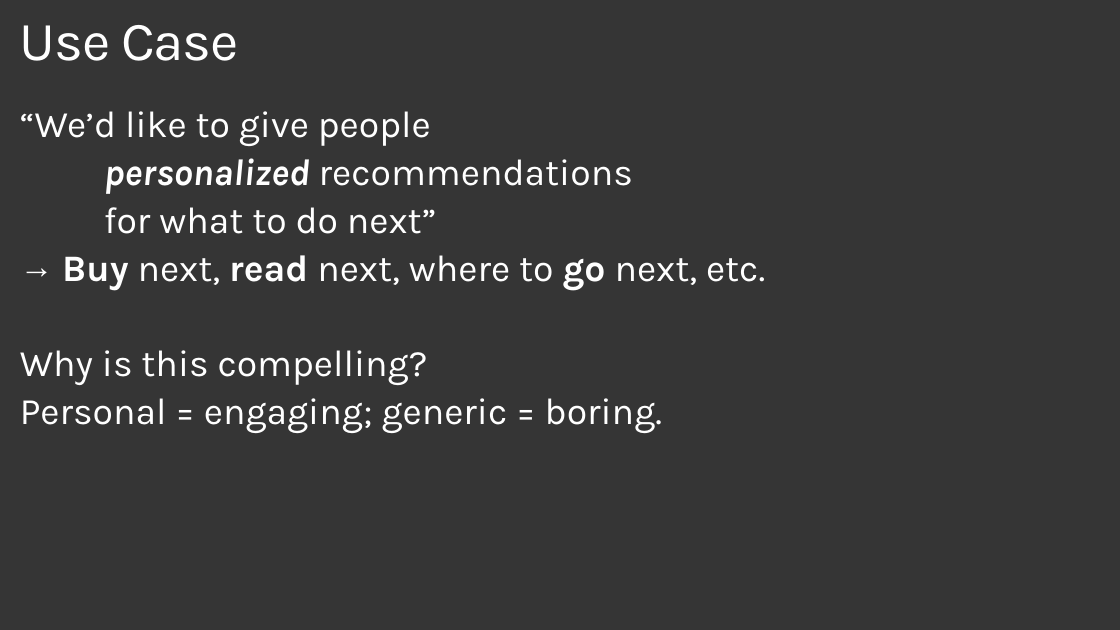
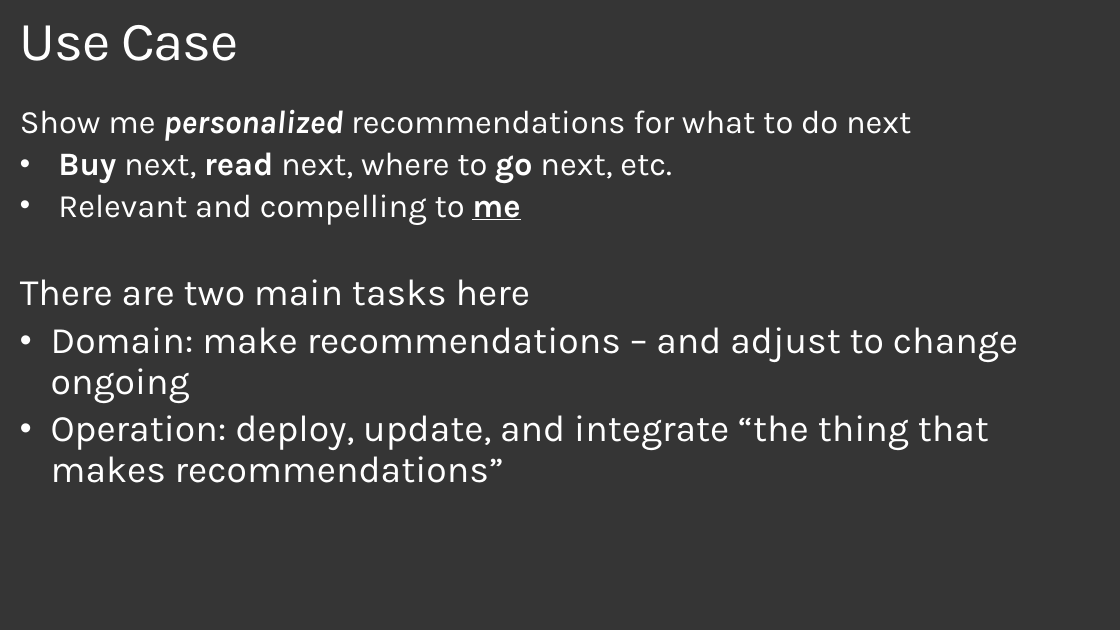
Before and after one commit to plzm/events, a slide deck: slide 7 of GraniteStateCodeCamp2019/gscc19-pelazem.pptx. Drawn at 1120x630 pixels with LibreOffice and Linux fonts; fonts in the diff are those of the drawing; background and template pictures are left out. Boxes give left, top, right and bottom in pixels: in the first picture for what was removed or moved away, otherwise in the second. Text is boxed around its words. In the diff, an @@ line names an element or a change of style, - is before the commit and + after.

```diff
--- a/GraniteStateCodeCamp2019/gscc19-pelazem.pptx
+++ b/GraniteStateCodeCamp2019/gscc19-pelazem.pptx
@@ text at (20,109,911,141): text changed; size 32 to 28 pt @@
-“We’d like to give people
-personalized recommendations
-for what to do next”
+Show me personalized recommendations for what to do next
@@ text at (58,152,672,183): size 32 to 28 pt in "Buy next, read next, where to go ..."; bullet → to • @@
@@ text at (20,194,1018,483): text changed @@
-Why is this compelling?
-Personal = engaging; generic = boring.
+• Relevant and compelling to me
+There are two main tasks here
+• Domain: make recommendations – and adjust to change ongoing
+• Operation: deploy, update, and integrate “the thing that makes recommendations”
```
Also in this commit, not shown: 4 other slides changed, 4 slides added, 1 slide removed.
